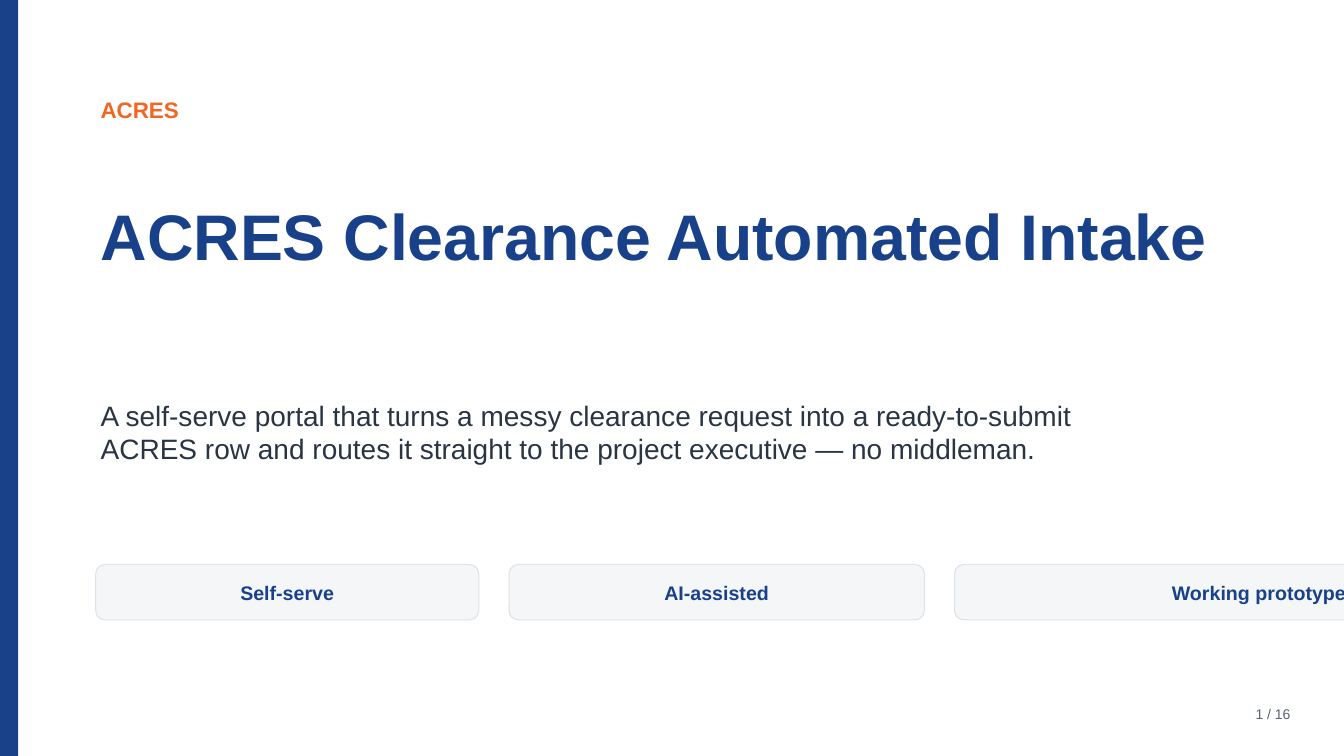
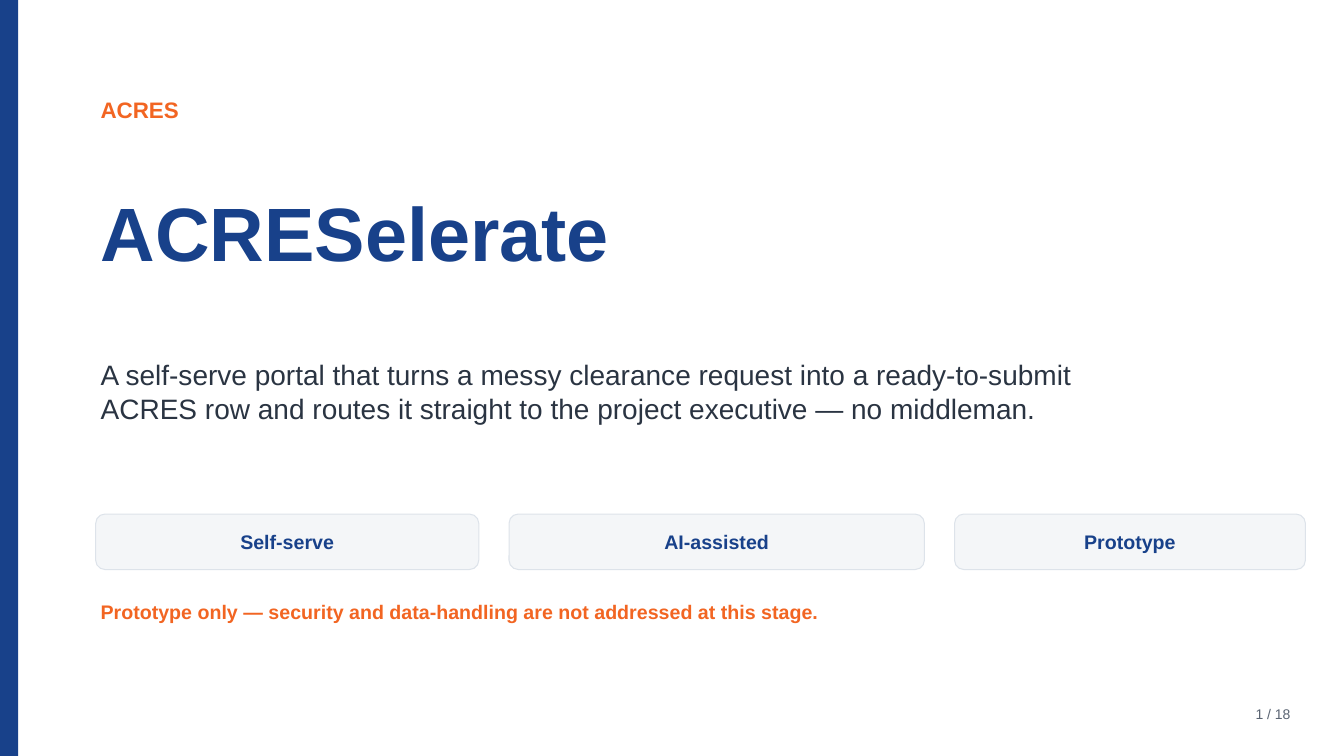
Before and after one commit to notmaineyy/ayyeye, a slide deck: slide 1 of pitch/acres_pitch_deck.pptx. Drawn at 1344x756 pixels with LibreOffice and Linux fonts; fonts in the diff are those of the drawing. Boxes give left, top, right and bottom in pixels: in the first picture for what was removed or moved away, otherwise in the second. Text is boxed around its words. In the diff, an @@ line names an element or a change of style, - is before the commit and + after.

Commit message:
Demo: generate sample person into AI assistant; MSD upload scoped to MSD-only; robust labelled+multi-pass extraction; deck rebrand to ACRESelerate with ChatGPT Enterprise, prototype notice and Singpass roadmap

```diff
--- a/pitch/acres_pitch_deck.pptx
+++ b/pitch/acres_pitch_deck.pptx
@@ text at bbox=[101, 206, 609, 262]: text changed; size 46 to 54 pt @@
-ACRES Clearance Automated Intake
+ACRESelerate
@@ text "A self-serve portal that turns ...": place and size @@
-text "A self-serve portal that turns ..." at bbox=[101, 405, 1071, 464]
+text "A self-serve portal that turns ..." at bbox=[101, 364, 1071, 424]
@@ rounded rectangle "Self-serve": place and size @@
-rounded rectangle "Self-serve" at bbox=[96, 565, 479, 620]
+rounded rectangle "Self-serve" at bbox=[96, 514, 479, 570]
@@ rounded rectangle "AI-assisted": place and size @@
-rounded rectangle "AI-assisted" at bbox=[509, 565, 925, 620]
+rounded rectangle "AI-assisted" at bbox=[509, 514, 925, 570]
@@ rounded rectangle "Prototype": place and size @@
-rounded rectangle "Prototype" at bbox=[955, 565, 1344, 620]
+rounded rectangle "Prototype" at bbox=[955, 514, 1306, 570]
@@ text in rounded rectangle at bbox=[1084, 535, 1176, 553]: text changed @@
-Working prototype
+Prototype
@@ text added at bbox=[101, 604, 818, 623], 14 pt, text #F26522, bold @@
+Prototype only — security and data-handling are not addressed at this stage.
```
Also in this commit, not shown: 15 other slides changed, 2 slides added, 8 other files.
